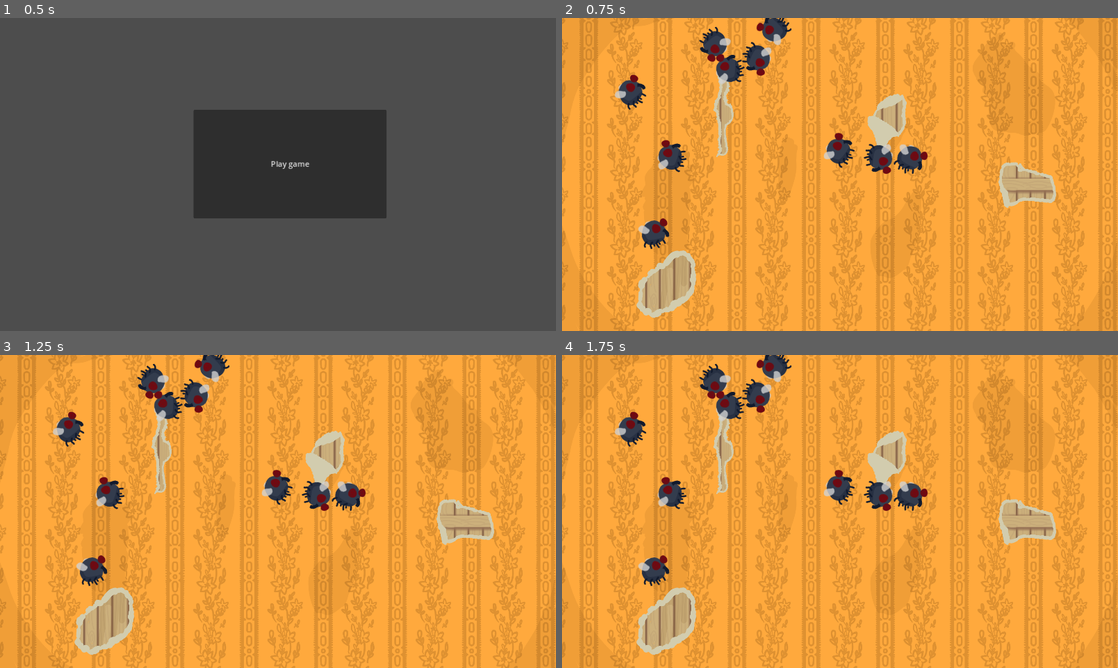
Above: before the commit, frames 1-4 (two rows, left to right).
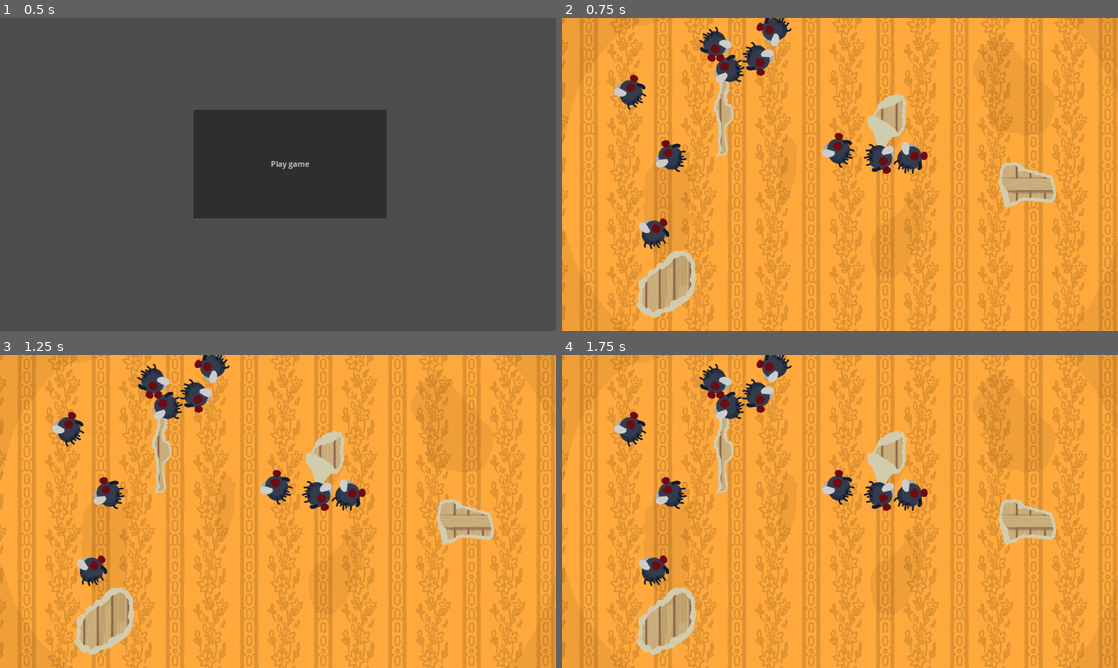
Above: after the commit, the same moments.

Repository: charlottebecconsall/fly-on-the-wall
Game: Godot game, scene res://menu.tscn
Same seed, same stepped clock (60 frames per second), same inputs: the game is played once before the commit and once after it.
Inputs:
- Up to frame 1 (0.5 s): no input
- Up to frame 2 (0.75 s): click "Play game" at 0.5 s
- Up to frame 3 (1.25 s): no input
- Up to frame 4 (1.75 s): tap Enter at 1.25 s

Frame 1 is identical in both runs. In frame 2, 0.7% of the frame differs, in the area x 9-64%, y 4-70%; in frame 3, 0.7%; in frame 4, 0.7%.

Commit message:
make fly wiggle wings

Diff:
--- /dev/null
+++ b/fly.gd
@@ -0,0 +1,16 @@
+extends Node2D
+
+@onready var wing_buzz_timer: Timer = $WingBuzzTimer
+
+func _ready() -> void:
+	wing_buzz_timer.start(randf_range(0.5, 3.0))
+
+func buzz_wings():
+	var fly_sprite = $Area2D/Fly
+	var tween = create_tween()
+	for i in randi_range(4, 10):
+		tween.tween_callback(fly_sprite.set_frame.bind(1))
+		tween.tween_interval(0.02)
+		tween.tween_callback(fly_sprite.set_frame.bind(0))
+		tween.tween_interval(0.02)
+	tween.tween_callback(wing_buzz_timer.start.bind(randf_range(0.5, 3.0)))
--- a/fly.tscn
+++ b/fly.tscn
@@ -1,11 +1,13 @@
-[gd_scene load_steps=3 format=3 uid="uid://dlvv84dw41106"]
+[gd_scene load_steps=4 format=3 uid="uid://dlvv84dw41106"]
 
+[ext_resource type="Script" path="res://fly.gd" id="1_6xwtn"]
 [ext_resource type="Texture2D" uid="uid://5v6lw7mfyaji" path="res://assets/art/fly.png" id="1_lkqlr"]
 
 [sub_resource type="CircleShape2D" id="CircleShape2D_ff4nw"]
 radius = 14.0357
 
 [node name="Fly" type="Node2D"]
+script = ExtResource("1_6xwtn")
 
 [node name="Area2D" type="Area2D" parent="."]
 
@@ -15,3 +17,9 @@
 [node name="Fly" type="Sprite2D" parent="Area2D"]
 position = Vector2(-4.76837e-07, 1)
 texture = ExtResource("1_lkqlr")
+hframes = 2
+
+[node name="WingBuzzTimer" type="Timer" parent="."]
+one_shot = true
+
+[connection signal="timeout" from="WingBuzzTimer" to="." method="buzz_wings"]
Binary file changed: assets/art/fly.png
